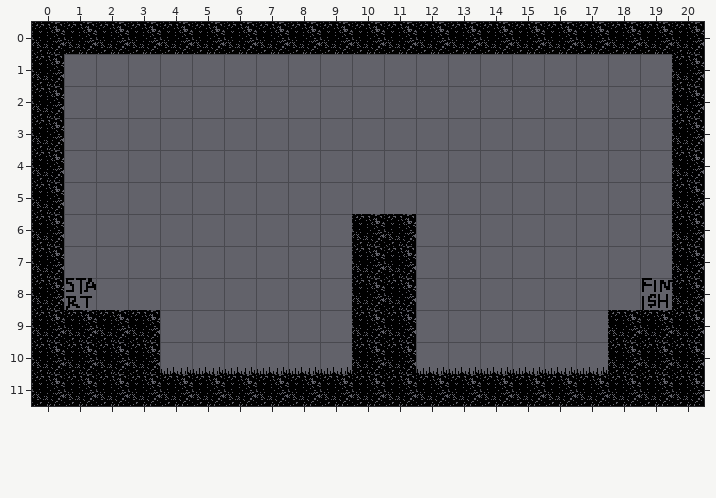
Level history. Tiled map (JSON): Assets/Resources/maps/tutorial2.json. That is the earlier state.
Cells are 32x32 px. Shown: x 0..20, y 0..11.
After the commit:
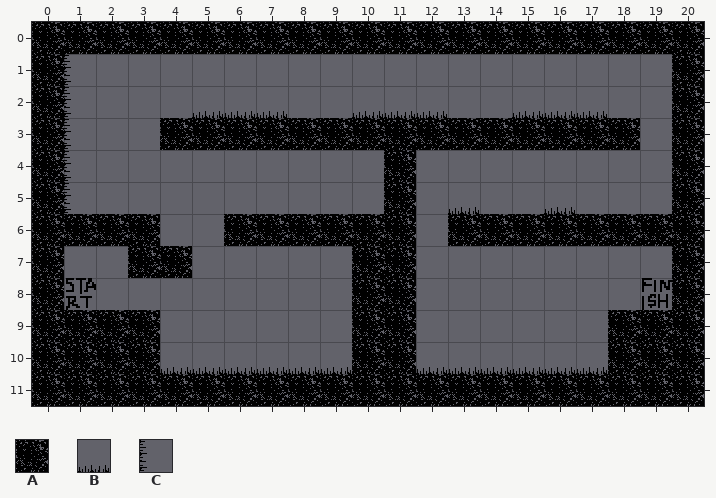
Key: from "tiles": A 0, B 1, C 6.
_ is an empty cell.
From old to new:
Layer "Tile Layer 1":
y 1: x 1 _ -> C
y 2: x 1 _ -> C; x 5..7 ___ -> BBB; x 10..12 ___ -> BBB; x 15..17 ___ -> BBB
y 3: x 1 _ -> C; x 4..18 _______________ -> AAAAAAAAAAAAAAA
y 4: x 1 _ -> C; x 11 _ -> A
y 5: x 1 _ -> C; x 11 _ -> A; x 13 _ -> B; x 16 _ -> B
y 6: x 1..3 ___ -> AAA; x 6..9 ____ -> AAAA; x 13..19 _______ -> AAAAAAA
y 7: x 3..4 __ -> AA
Pixel boxes of the changes (left, top, right, bottom) in both pictures:
added: (64, 54, 672, 278)
